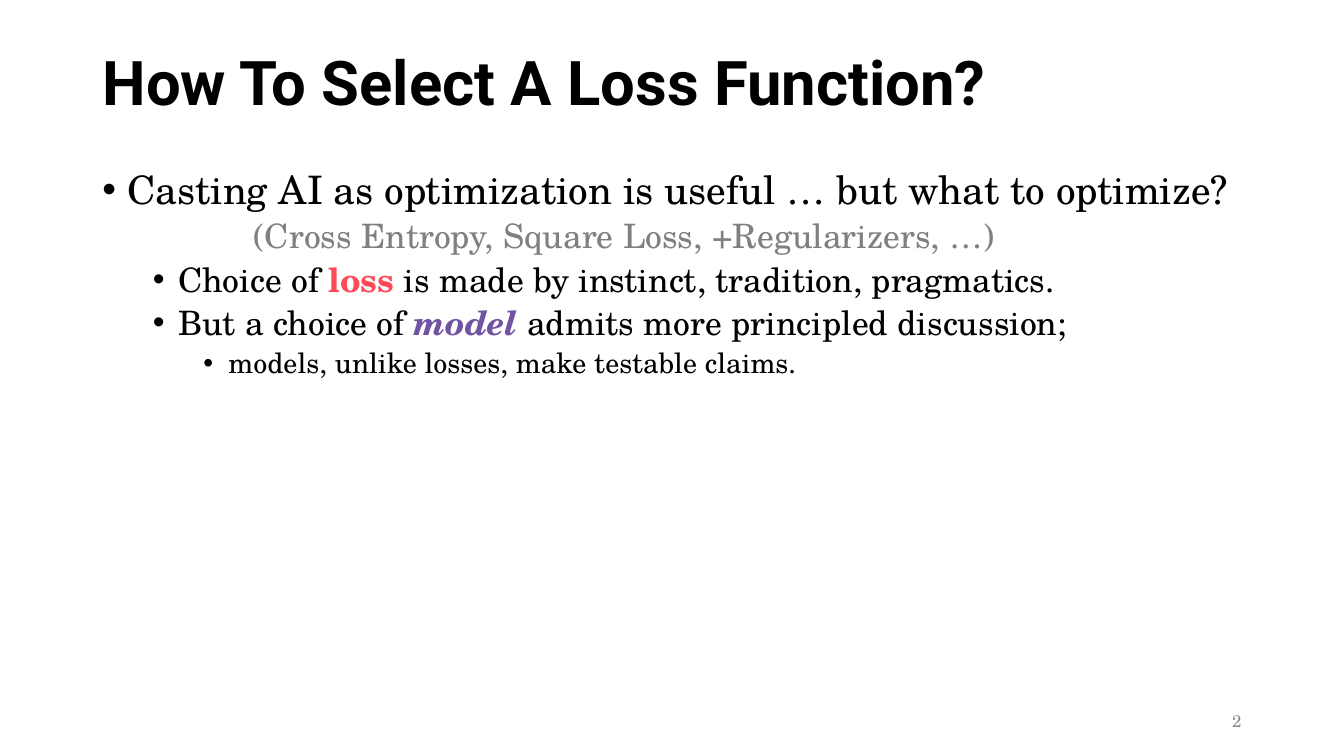
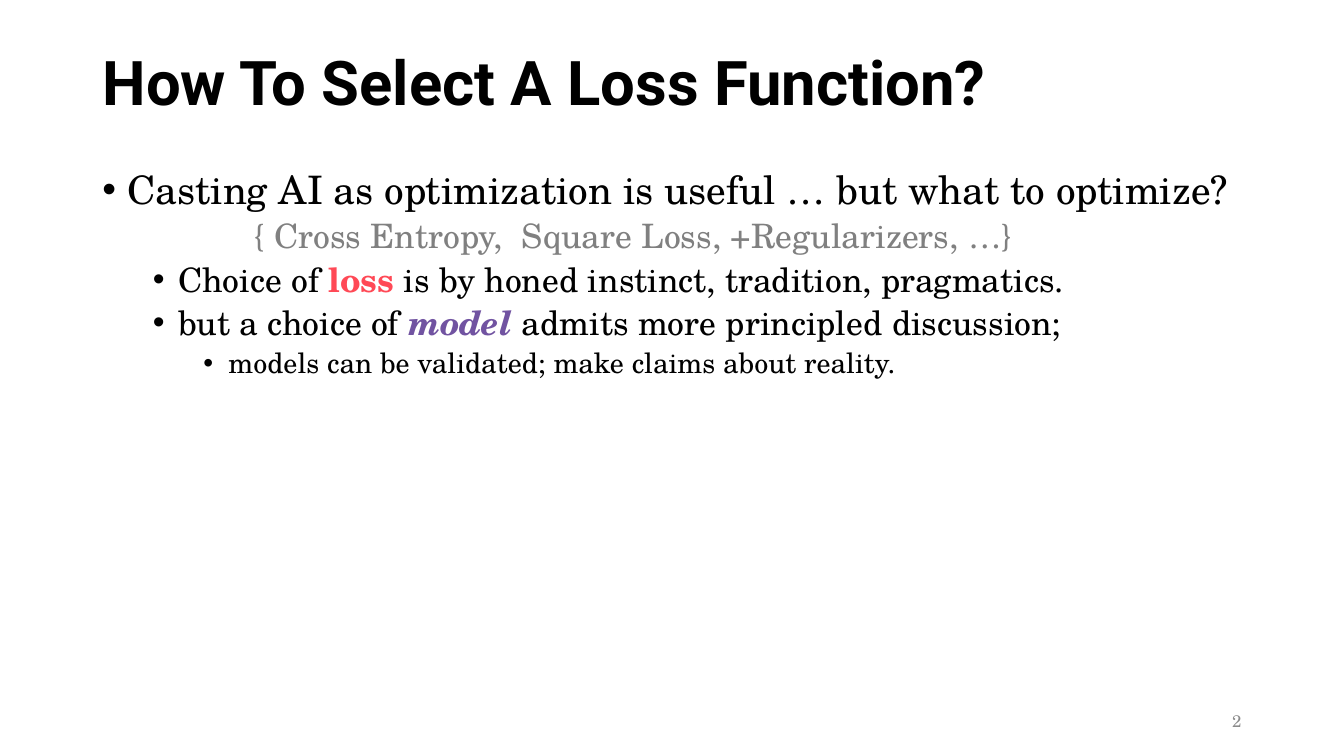
Before and after one commit to orichardson/pdg-expts, a slide deck: slide 2 of present/ai-seminar-2023/one-true-loss--45min.pptx. Drawn at 1344x756 pixels with LibreOffice and Linux fonts; fonts in the diff are those of the drawing. Boxes give left, top, right and bottom in pixels: in the first picture for what was removed or moved away, otherwise in the second. Text is boxed around its words. In the diff, an @@ line names an element or a change of style, - is before the commit and + after.

Commit message:
changes to one-true-loss.pptx??

```diff
--- a/present/ai-seminar-2023/one-true-loss--45min.pptx
+++ b/present/ai-seminar-2023/one-true-loss--45min.pptx
@@ text at box(178, 223, 1064, 379): text changed @@
-  (Cross Entropy, Square Loss, +Regularizers, …)
-  • Choice of loss is made by instinct, tradition, pragmatics.
-  • But a choice of model admits more principled discussion;
-    • models, unlike losses, make testable claims.
+  { Cross Entropy, Square Loss, +Regularizers, …}
+  • Choice of loss is by honed instinct, tradition, pragmatics.
+  • but a choice of model admits more principled discussion;
+    • models can be validated; make claims about reality.
```
Also in this commit, not shown: 15 other slides changed, 19 slides added.
